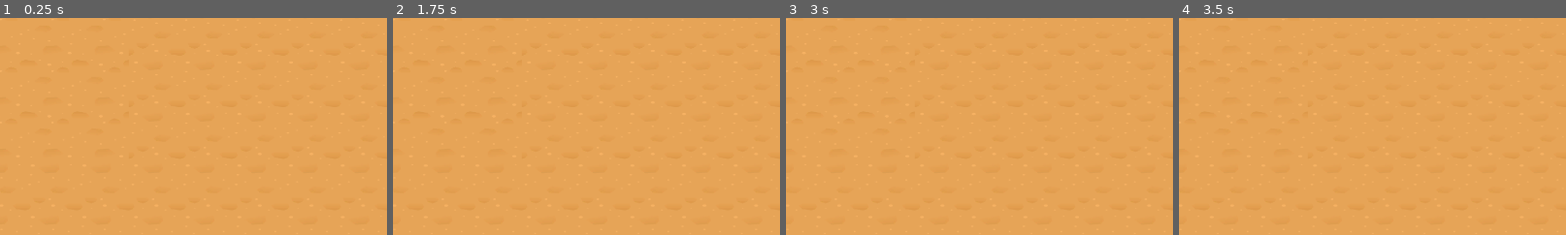
Above: before the commit, frames 1-4 (left to right).
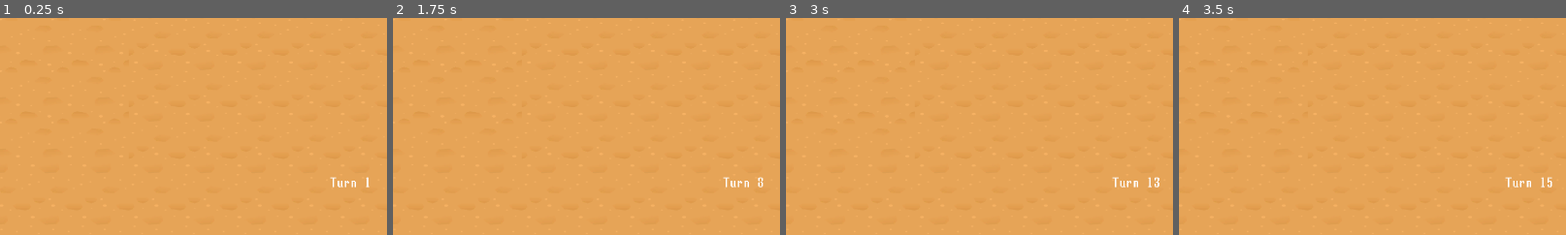
Above: after the commit, the same moments.

Repository: xfactor2000/nuclear-nation
Game: Godot game, scene res://Main.tscn
Two runs of this game, one before a commit and one after it. Both use one fixed random seed, a clock stepped at 60 frames per second and the inputs below.
Inputs:
- Up to frame 1 (0.25 s): no input
- Up to frame 2 (1.75 s): tap Enter (ui_accept) at 0.5, 0.6, 0.77, 1.07, 1.25, 1.35, 1.52 s
- Up to frame 3 (3 s): tap Enter (ui_accept) at 1.82, 2, 2.1, 2.75, 2.85 s
- Up to frame 4 (3.5 s): tap Enter (ui_accept) at 3.02, 3.32 s
The pictures show only the part of the screen within x 50-100%, y 50-100%; the shares and areas given below are measured in that part.

The runs differ from the first frame. In frame 1, 0.2% of the frame differs, in the area x 85-96%, y 73-79%; in frame 2, 0.2%; in frame 3, 0.2%, in the area x 84-97%, y 73-79%; in frame 4, 0.2%.

Commit message:
Added turn indicator updated by Enter

Diff:
--- a/Main.gd
+++ b/Main.gd
@@ -5,16 +5,26 @@
 # var a = 2
 # var b = "text"
 
+var turn = 0
+onready var cheatMenu = get_node("CheatPanel") as Panel
+onready var turnLabel = get_node("TurnLabel") as RichTextLabel
+
+func updateTurn(t = turn):
+	turnLabel.bbcode_text = "[center]Turn %s[/center]" % (t +1)
 
 # Called when the node enters the scene tree for the first time.
 func _ready():
-	pass # Replace with function body.
+	updateTurn()
+
 
 
 # Called every frame. 'delta' is the elapsed time since the previous frame.
 func _process(delta):
+	if Input.is_action_just_pressed("ui_accept"):
+		turn +=1
+		updateTurn()
+
 	if Input.is_action_just_pressed("ui_show_cheat_menu"):
-		var cheatMenu = get_node("CheatPanel") as Panel
 		if cheatMenu.visible:
 			cheatMenu.hide()
 		else:
--- a/Main.tscn
+++ b/Main.tscn
@@ -9,6 +9,10 @@
 font_data = ExtResource( 2 )
 
 [sub_resource type="DynamicFont" id=2]
+font_data = ExtResource( 2 )
+
+[sub_resource type="DynamicFont" id=3]
+size = 30
 font_data = ExtResource( 2 )
 
 [node name="Main" type="Node2D"]
@@ -46,3 +50,16 @@
 margin_bottom = 182.014
 custom_fonts/font = SubResource( 2 )
 text = "Conquered"
+
+[node name="TurnLabel" type="RichTextLabel" parent="."]
+margin_left = 1761.01
+margin_top = 936.095
+margin_right = 1899.01
+margin_bottom = 973.095
+custom_fonts/normal_font = SubResource( 3 )
+bbcode_enabled = true
+bbcode_text = "[center]Turn 1[/center]"
+text = "Turn 1"
+__meta__ = {
+"_edit_use_anchors_": false
+}
Not shown: 1 places in Main.tscn that only renumber resources
